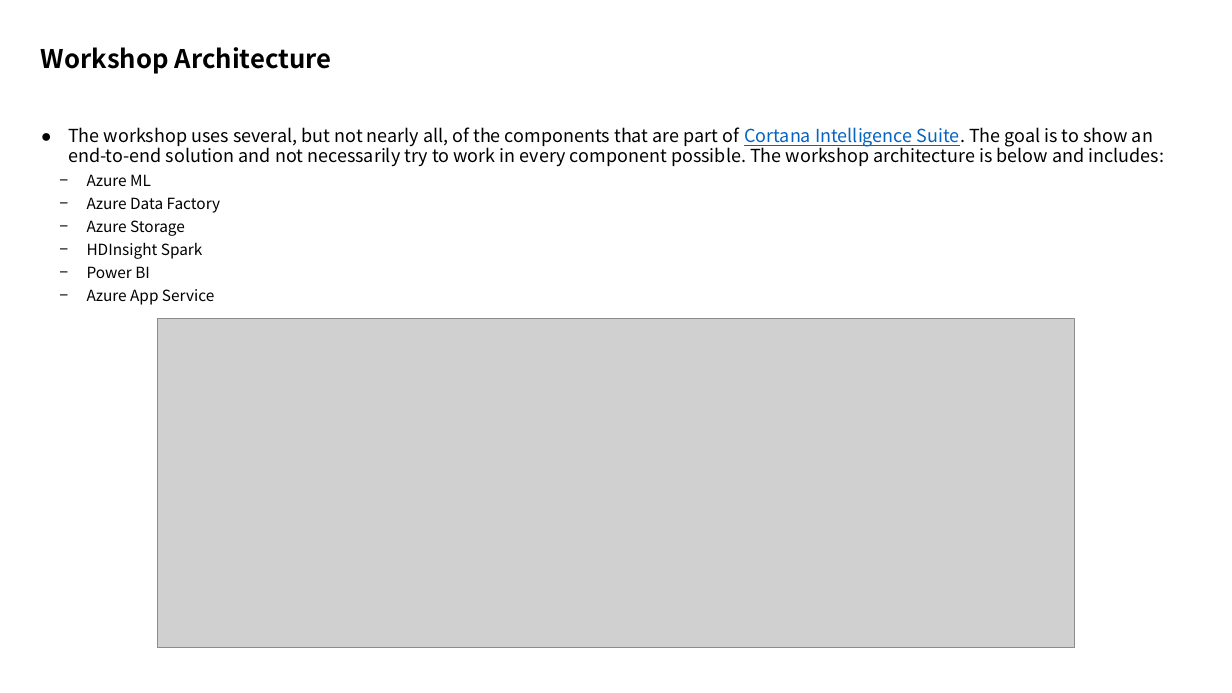
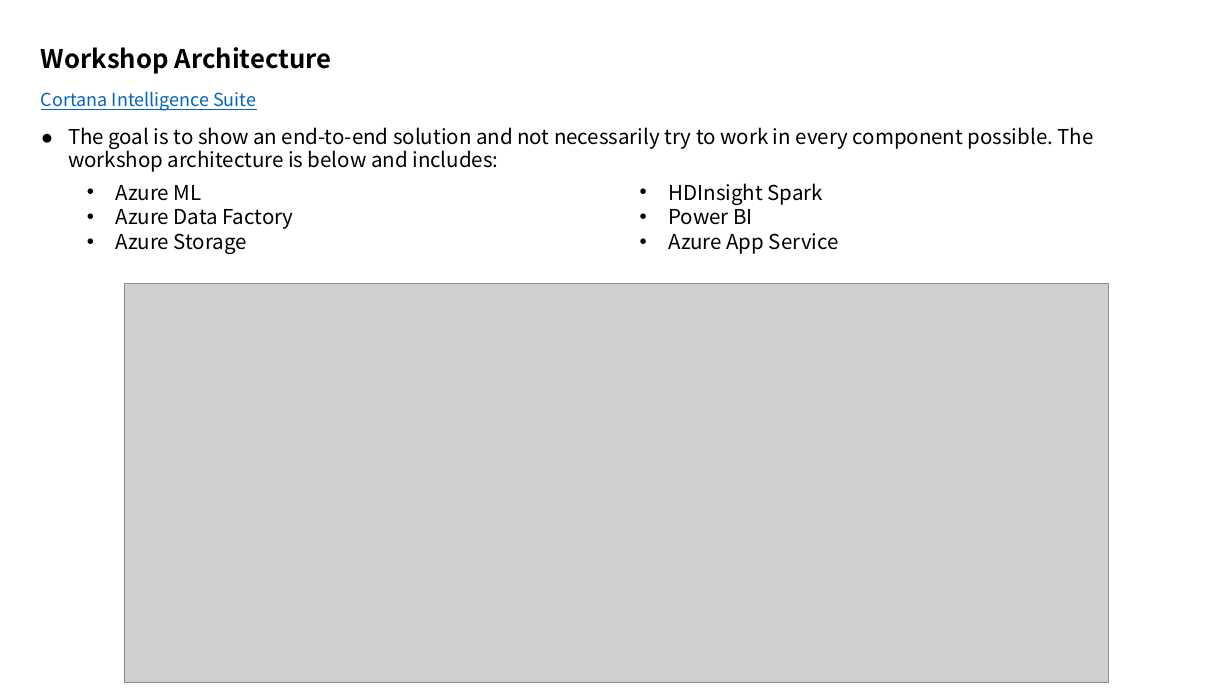
Before and after one commit to xlegend1024/CortanaIntelligenceSuiteWorkshopManual2Hrlong, a slide deck: slide 3 of Download/1. Worksop Scenario Overview.pptx. Drawn at 1232x693 pixels with LibreOffice and Linux fonts; fonts in the diff are those of the drawing; grey boxes stand for pictures. Boxes give left, top, right and bottom in pixels: in the first picture for what was removed or moved away, otherwise in the second. Text is boxed around its words. In the diff, an @@ line names an element or a change of style, - is before the commit and + after.

```diff
--- a/Download/1. Worksop Scenario Overview.pptx
+++ b/Download/1. Worksop Scenario Overview.pptx
@@ text added at [41, 91, 256, 111], 14 pt, text #0563C1, underline @@
+Cortana Intelligence Suite
@@ text at [68, 127, 1094, 172]: text changed; size 14 to 16 pt @@
-● The workshop uses several, but not nearly all, of the components that are part of Cortana Intelligence Suite. The goal is to show an end-to-end solution and not necessarily try to work in every component possible. The workshop architecture is below and includes:
-  − Azure ML
-  − Azure Data Factory
-  − Azure Storage
-  − HDInsight Spark
-  − Power BI
-  − Azure App Service
+● The goal is to show an end-to-end solution and not necessarily try to work in every component possible. The workshop architecture is below and includes:
@@ text added at [116, 185, 293, 254], 16 pt, text #000000 @@
+  • Azure ML
+  • Azure Data Factory
+  • Azure Storage
@@ text added at [669, 183, 839, 254], 16 pt, text #000000 @@
+  • HDInsight Spark
+  • Power BI
+  • Azure App Service
@@ picture: place and size @@
-picture at [157, 319, 1075, 648]
+picture at [124, 284, 1108, 682]
```
Also in this commit, not shown: 9 other slides changed, 6 slides added, 2 slides removed, 1 other file.
